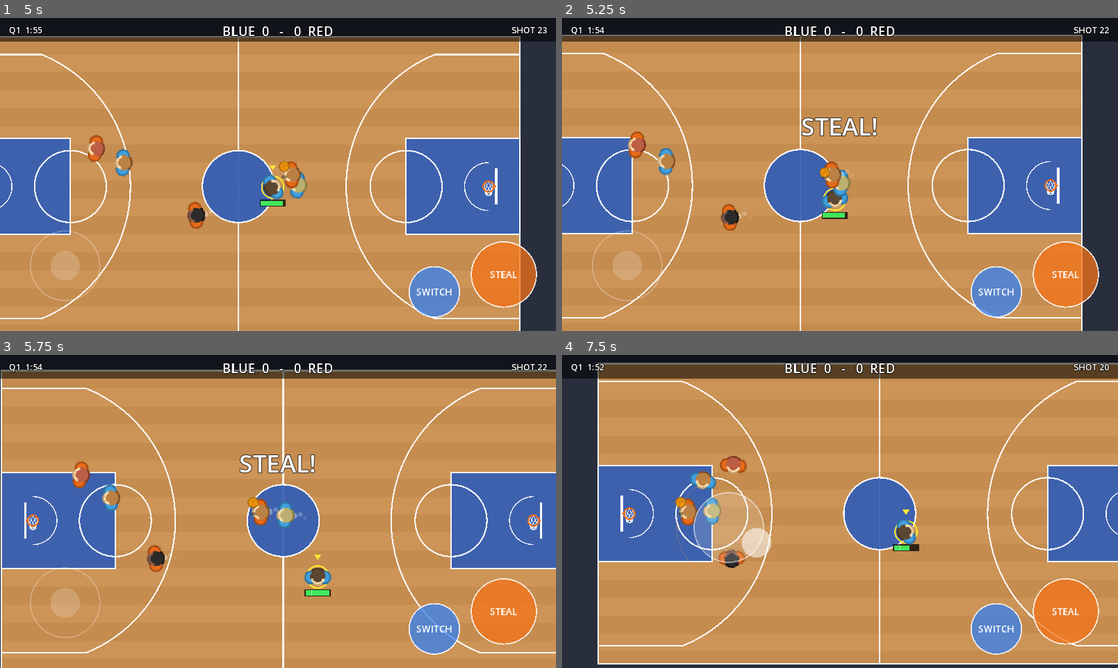
Above: before the commit, frames 1-4 (two rows, left to right).
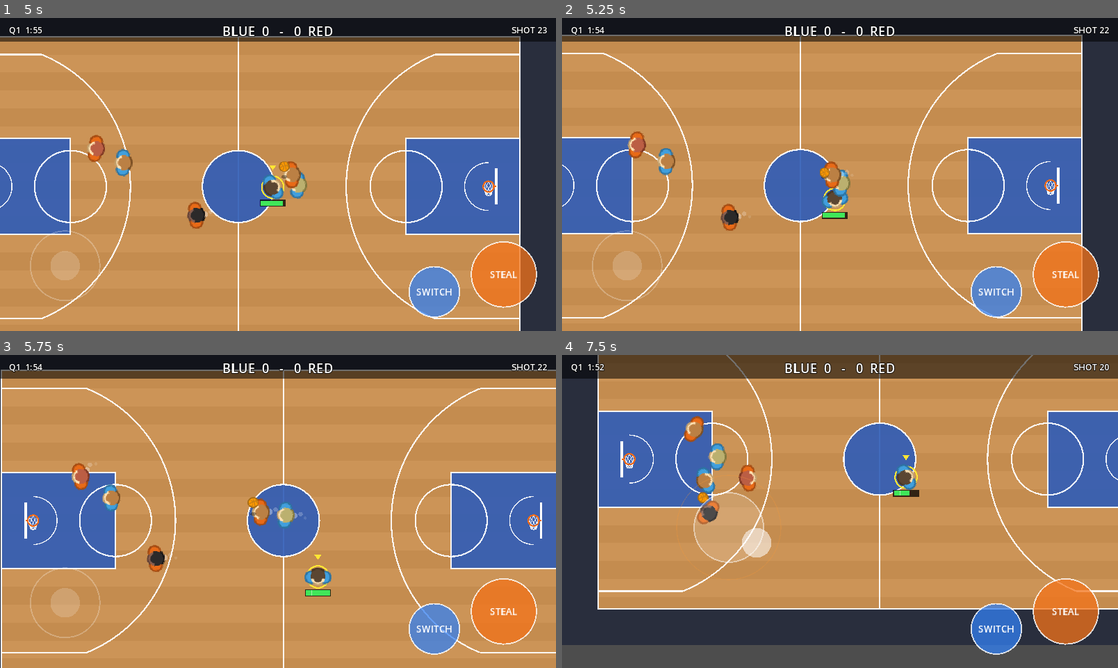
Above: after the commit, the same moments.

Repository: Kirmalo/road-trip-hoops
Game: Godot game, scene res://main.tscn
Two runs of this game, one before a commit and one after it. Both use one fixed random seed, a clock stepped at 60 frames per second and the inputs below.
Inputs (mouse positions are in pixels of both pictures, inside the frame that each line leads up to):
- Up to frame 1 (5 s): tap Enter at 0.5 s; move the mouse to (400, 158) at 0.52 s; hold D 0.53-1.25 s; tap J at 0.6 s; click (400, 158) at 0.67 s; tap Space at 0.77, 3.77 s; drag from (166, 190) to (250, 237) at 1.27 s; move the mouse to (333, 105) at 2.02 s; hold D 2.03-2.75 s; hold Shift 2.03-2.75 s; drag from (250, 237) to (111, 127) at 2.77 s; move the mouse to (444, 221) at 3.52 s; hold A 3.53-4.25 s; tap K at 3.6 s; drag from (111, 127) to (194, 96) at 4.27 s
- Up to frame 2 (5.25 s): move the mouse to (867, 174) at 5.02 s; hold S from 5.03 s (still down); tap J at 5.1 s; click (867, 174) at 5.17 s
- Up to frame 3 (5.75 s): keep holding S
- Up to frame 4 (7.5 s): release S at 5.75 s; drag from (756, 433) to (728, 527) at 5.77 s; move the mouse to (962, 495) at 6.52 s; hold W 6.53-7.25 s; hold Shift 6.53-7.25 s; tap Space at 6.77 s; drag from (728, 527) to (812, 574) at 7.27 s

Frame 1 is identical in both runs. In frame 2, 0.6% of the frame differs, in the area x 0-88%, y 21-79%; in frame 3, 1.2%; in frame 4, 40%, in the area x 0-100%, y 0-100%.

Commit message:
P2-04: skill-based steals from exposure, timing and the steal rating
- steal_exposure(defender, handler) 0..1: the defender must be within
  STEAL_REACH_FT (2.5) of the ball, not the body; shielded by the angle between
  handler->ball and handler->defender (full under 60 deg, 0 over 120).
- steal_timing(handler): a poke is well timed while the dribble is low
  (ball z <= STEAL_LOW_Z 5 px, 0 over STEAL_HIGH_Z 8 px), STEAL_HELD_TIMING 0.25
  with the ball held up. STEAL_TIMING false turns it off.
- steal_chance: (STEAL_BASE 0.7 +/- STEAL_RATING_SPAN 0.2 by the defender's
  rating("steal"), 50 if player.gd has no ratings yet) x exposure x timing,
  x1.6 crossover, x0.3 spin, x1.3 sprint, x1.3 pump fake; STEAL_LUCK mixes in a
  pure-skill rule. Same for human and CPU.
- attempt_steal(defender, _legacy := -1.0): no poke while stumbling
  (stumble_t > 0); a missed poke stumbles STEAL_MISS_STUMBLE 0.35 s via
  stumble() / stumble_t when present. Jump-shot block path kept for P2-07.
- humantest: well-timed pokes every HT_TIMED_POKE_GAP next to the random ones.
- Stats: steal_pokes_t0/_t1, steals_t0/_t1, steal_good_pokes_t0/_t1,
  steal_shielded, steal_miss_stumbles, human_steals, humantest_random_pokes,
  humantest_random_steals, humantest_timed_pokes, humantest_timed_steals.

Co-Authored-By: Claude Opus 5.5 <noreply@anthropic.com>
Claude-Session: https://claude.ai/code/session_01K8WPuYbTD1xrCASynmgFd3

Diff:
--- a/scripts/main.gd
+++ b/scripts/main.gd
@@ -5,7 +5,8 @@
 # Touch: drag anywhere on the left half to move.
 #   Offense: hold SHOOT, release in the green zone of the meter. PASS throws to the open teammate
 #            (or the teammate in the direction you are pushing).
-#   Defense: STEAL pokes at the ball (or blocks a shot that was just released). SWITCH changes player.
+#   Defense: STEAL pokes at the ball (or blocks a shot that was just released): poke when the dribble is low and
+#            the ball is not behind his body. SWITCH changes player.
 # Keyboard (for testing): WASD/arrows move, J = shoot/steal, K = pass/switch.
 
 const PlayerScript = preload("res://scripts/player.gd")
@@ -41,6 +42,32 @@
 const FIRE_MISSES := 2               # misses or blocks by the on-fire player that put the fire out (a make resets)
 const FIRE_COLOR := Color(1.0, 0.45, 0.1)   # "ON FIRE!" popup and the ball trail
 const FIRE_POPUP_SIZE := 52
+
+# skill-based steals (P2-04). Owner (Q6): the poke's timing and the ball's exposure decide a good or a bad attempt,
+# and the defender's steal rating scales a good one. Same rule for the human and the CPU.
+const STEAL_REACH_FT := 2.5          # the defender must be this close to the BALL (not the handler's body)
+const STEAL_BALL_PX := 15.0          # where the dribble is when the ball isn't held by this handler (ball.gd draws it here)
+const STEAL_POKE_PX := 40.0          # a poke further than this from the handler is no poke at all (nothing happens)
+const STEAL_OPEN_DEG := 60.0         # angle between handler->ball and handler->defender: under this the ball is fully exposed
+const STEAL_SHIELD_DEG := 120.0      # over this the handler's body shields the ball (exposure 0); linear between
+const STEAL_BASE := 0.7              # success chance of a fully exposed poke by a defender with steal rating 50
+const STEAL_RATING_SPAN := 0.2       # steal rating 0 gives STEAL_BASE - this, rating 100 gives STEAL_BASE + this
+const STEAL_LUCK := 1.0              # 1: chance grows with exposure; 0: pure skill (good poke always works, bad never)
+const STEAL_GOOD_EXPOSURE := 0.5     # exposure x timing at or above this is a good poke (counted; decides alone at STEAL_LUCK 0)
+const STEAL_CROSS_MULT := 1.6        # handler in a crossover: the ball crosses in front of the body
+const STEAL_SPIN_MULT := 0.3         # handler in a spin move: the ball is protected
+const STEAL_TURBO_MULT := 1.3        # handler sprinting
+const STEAL_FAKE_MULT := 1.3         # handler in a pump fake
+const STEAL_MAX_CHANCE := 0.95
+const STEAL_MISS_STUMBLE := 0.35     # seconds a defender stumbles after a missed poke (0 = a miss costs nothing)
+const STEAL_COOLDOWN := 0.7          # seconds between pokes by one defender
+# timing: the dribble bounces (ball.gd: height 4..20 px, about 3 bounces a second). A poke is well timed while the
+# ball is low, on its way to or from the floor, and badly timed while it's up in the hand. Set STEAL_TIMING false to
+# judge pokes by exposure only.
+const STEAL_TIMING := true
+const STEAL_LOW_Z := 5.0             # dribble height (px) at or under which a poke is perfectly timed
+const STEAL_HIGH_Z := 8.0            # dribble height over which a poke is badly timed (0); linear between
+const STEAL_HELD_TIMING := 0.25      # timing factor when the ball is held up (gathering a shot, pump fake, at the rim)
 
 # --humantest scripted thumb (developer testing only): drives the real touch joystick with synthetic touch events
 const HT_FINGER_POS := Vector2(260, 460)   # where the scripted thumb touches down (left half of the screen)
@@ -56,6 +83,7 @@
 const HT_PULL_HOLD := 0.3
 const HT_TAP_EVERY := 4.0            # seconds of ball time between short A taps (pump fake input) outside the rim range
 const HT_TAP_FRAMES := 5
+const HT_TIMED_POKE_GAP := 20.0      # seconds between the scripted human's well-timed pokes (low dribble, ball exposed)
 
 var hoops := [Vector2(5.25 * FT, COURT_H / 2), Vector2(COURT_W - 5.25 * FT, COURT_H / 2)]
 
@@ -96,6 +124,7 @@
 var ht_snap_clock := 0.0
 var ht_turn_clock := 0.0
 var ht_tap_clock := 0.0
+var ht_poke_wait := 0.0
 
 func stat(k: String) -> void:
 	stats[k] = stats.get(k, 0) + 1
@@ -420,10 +449,62 @@
 	if from_p.team == HUMAN_TEAM:
 		human_player = to_p
 
-func attempt_steal(defender, chance: float) -> void:
+# 0..1: how open the ball is to this defender's poke. 0 when the ball is out of reach or behind the handler's body.
+func steal_exposure(defender, handler) -> float:
+	if defender == null or handler == null:
+		return 0.0
+	var ball_pos: Vector2 = handler.position + Vector2.from_angle(handler.facing) * STEAL_BALL_PX
+	if ball.state == ball.HELD and ball.holder == handler:
+		ball_pos = ball.position   # where ball.gd really draws the dribble (includes the hand once P2-05 lands)
+	if defender.position.distance_to(ball_pos) > STEAL_REACH_FT * FT:
+		return 0.0
+	var to_ball: Vector2 = ball_pos - handler.position
+	var to_def: Vector2 = defender.position - handler.position
+	if to_ball.length() < 0.01 or to_def.length() < 0.01:
+		return 1.0
+	var ang: float = rad_to_deg(absf(to_ball.angle_to(to_def)))
+	return clampf((STEAL_SHIELD_DEG - ang) / (STEAL_SHIELD_DEG - STEAL_OPEN_DEG), 0.0, 1.0)
+
+# 0..1: how well a poke at this handler's ball is timed right now (1 = the dribble is low)
+func steal_timing(handler) -> float:
+	if not STEAL_TIMING:
+		return 1.0
+	if handler == null or not (ball.state == ball.HELD and ball.holder == handler):
+		return 0.0
+	if handler.shooting or handler.rim_kind != "" or ("fake_t" in handler and handler.fake_t > 0.0):
+		return STEAL_HELD_TIMING
+	return clampf((STEAL_HIGH_Z - ball.z) / (STEAL_HIGH_Z - STEAL_LOW_Z), 0.0, 1.0)
+
+# 0..1: exposure x timing. At or over STEAL_GOOD_EXPOSURE it's a good poke.
+func steal_quality(defender, handler) -> float:
+	return steal_exposure(defender, handler) * steal_timing(handler)
+
+# chance that a poke by defender at handler works now: exposure, timing, the defender's steal rating and the move
+func steal_chance(defender, handler) -> float:
+	var q: float = steal_quality(defender, handler)
+	var good: float = 1.0 if q >= STEAL_GOOD_EXPOSURE else 0.0
+	var k: float = lerpf(good, q, STEAL_LUCK)
+	if k <= 0.0:
+		return 0.0
+	var r: float = 50.0
+	if defender.has_method("rating"):
+		r = float(defender.rating("steal"))
+	var c: float = (STEAL_BASE + (clampf(r, 0.0, 100.0) / 50.0 - 1.0) * STEAL_RATING_SPAN) * k
+	if "cross_t" in handler and handler.cross_t > 0.0:
+		c *= STEAL_SPIN_MULT if handler.move_kind == "spin" else STEAL_CROSS_MULT
+	if handler.turbo:
+		c *= STEAL_TURBO_MULT
+	if "fake_t" in handler and handler.fake_t > 0.0:
+		c *= STEAL_FAKE_MULT
+	return clampf(c, 0.0, STEAL_MAX_CHANCE)
+
+# a poke at the ball (A on defense, or the CPU). The second argument is ignored (old callers passed a flat chance).
+func attempt_steal(defender, _legacy := -1.0) -> void:
+	if "stumble_t" in defender and defender.stumble_t > 0.0:
+		return   # off balance: can't poke
 	if defender.steal_cooldown > 0.0:
 		return
-	defender.steal_cooldown = 0.7
+	defender.steal_cooldown = STEAL_COOLDOWN
 	if ball.state == ball.SHOT and ball.shot_t < 0.3 and ball.shooter.team != defender.team:
 		if defender.position.distance_to(ball.shooter.position) < 45.0 and rng.randf() < 0.3:
 			block_shot(defender)
@@ -431,14 +512,29 @@
 	var h = ball.holder
 	if ball.state != ball.HELD or h == null or h.team == defender.team:
 		return
-	if defender.position.distance_to(h.position) > 40.0:
-		return
-	if rng.randf() < chance:
+	if defender.position.distance_to(h.position) > STEAL_POKE_PX:
+		return
+	stat("steal_pokes_t%d" % defender.team)
+	if steal_exposure(defender, h) <= 0.0:
+		stat("steal_shielded")
+	elif steal_quality(defender, h) >= STEAL_GOOD_EXPOSURE:
+		stat("steal_good_pokes_t%d" % defender.team)
+	if rng.randf() < steal_chance(defender, h):
 		var v: Vector2 = (defender.position - h.position).normalized().rotated(rng.randf_range(-0.8, 0.8)) * 160.0
 		h.shooting = false
 		ball.make_loose(ball.position, v, 8.0, 60.0)
 		show_message("STEAL!")
 		stat("steals")
+		stat("steals_t%d" % defender.team)
+		if is_human(defender):
+			stat("human_steals")
+	elif STEAL_MISS_STUMBLE > 0.0:
+		if defender.has_method("stumble"):
+			defender.stumble(STEAL_MISS_STUMBLE)
+			stat("steal_miss_stumbles")
+		elif "stumble_t" in defender:
+			defender.stumble_t = maxf(defender.stumble_t, STEAL_MISS_STUMBLE)
+			stat("steal_miss_stumbles")
 
 func _dead_ball(next_team: int, wait: float) -> void:
 	ball.make_dead()
@@ -555,10 +651,11 @@
 				human_player = mine
 
 	if humantest and human_player != null:
-		if _frame % 97 == 0: _on_a_pressed()
+		if _frame % 97 == 0: _ht_poke("random")
 		if _frame % 97 == 50: _on_a_released()
 		if _frame % 211 == 0: _on_b_pressed()
 		_humantest_thumb(delta)
+		_humantest_timed_poke(delta)
 	var stick := _input_vector()
 	input.update(delta, stick)
 	for p in players:
@@ -644,6 +741,29 @@
 	drag.position = controls.joy_center + Vector2.from_angle(ht_angle) * ht_dist * controls.JOY_RADIUS
 	controls._input(drag)
 
+# press A and count it as a "random" or "timed" poke if it really poked the handler (and if it stole the ball)
+func _ht_poke(kind: String) -> void:
+	var pokes: int = stats.get("steal_pokes_t%d" % HUMAN_TEAM, 0)
+	var steals: int = stats.get("human_steals", 0)
+	_on_a_pressed()
+	if stats.get("steal_pokes_t%d" % HUMAN_TEAM, 0) > pokes:
+		stat("humantest_%s_pokes" % kind)
+		if stats.get("human_steals", 0) > steals:
+			stat("humantest_%s_steals" % kind)
+
+# on defense, now and then poke at the right moment: next to the handler, ball exposed and low on the dribble
+func _humantest_timed_poke(delta: float) -> void:
+	ht_poke_wait -= delta
+	var h = ball.holder
+	if ht_poke_wait > 0.0 or ball.state != ball.HELD or h == null or h.team == HUMAN_TEAM:
+		return
+	if human_player.steal_cooldown > 0.0 or human_player.position.distance_to(h.position) > STEAL_POKE_PX:
+		return
+	if steal_exposure(human_player, h) > 0.0 and steal_timing(h) >= 1.0:
+		ht_poke_wait = HT_TIMED_POKE_GAP
+		_ht_poke("timed")
+		_on_a_released()
+
 func _ht_start(mode: String) -> void:
 	ht_mode = mode
 	ht_t = 0.0
